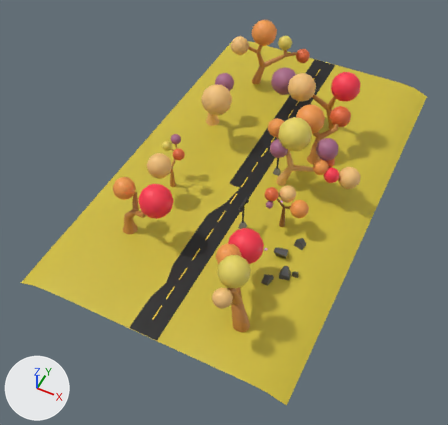
Two versions of the Blender file public/scene.blend, one commit apart.
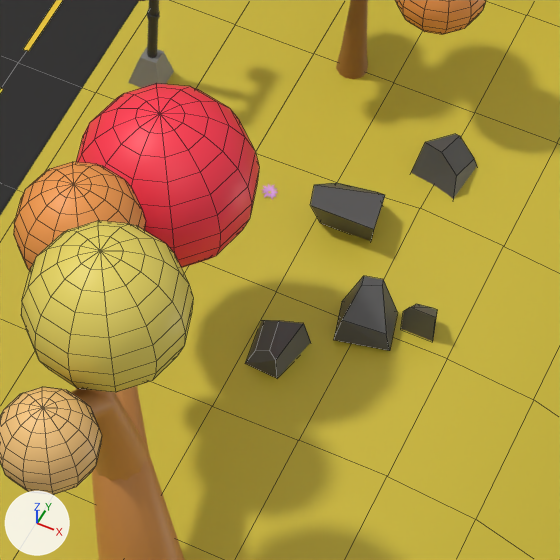
Each version is shown whole from a camera (50 mm lens) standing at (31.5, -72.1, 76.9) and looking at (0.2, -9.5, -1.3), then close up on the part from 48% to 72% of the width and 50% to 76% of the height. Lighting does not change. The marker at lower left points along +X, +Y and +Z. The last two pictures show the newer version. The close-ups show mesh edges as thin lines.
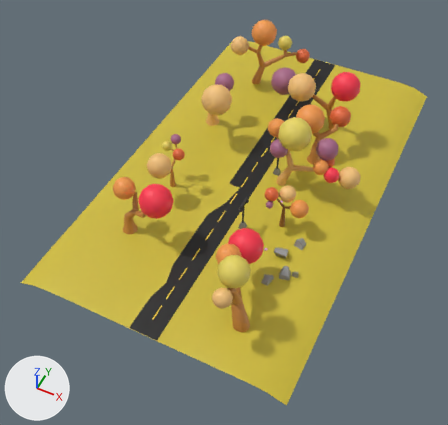
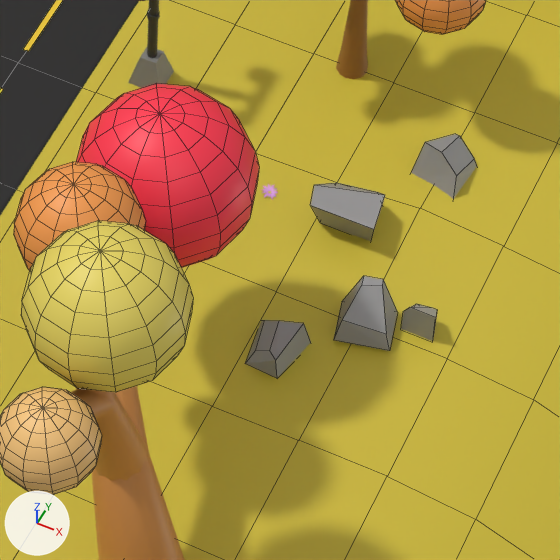
Pixel boxes [x1, y1, x2, y2] of what changed, in the close-ups (560 x 560 px):
'rocks', recoloured (lighter): [245, 134, 477, 378] in both

The change, as a list of edits to the scene's bpy script:
```text
Change mat_rocks:
    mat_rocks.base_color: (0.0856, 0.0856, 0.0856) -> (0.308, 0.308, 0.308)  # dark grey #535353 -> grey #979797
```
